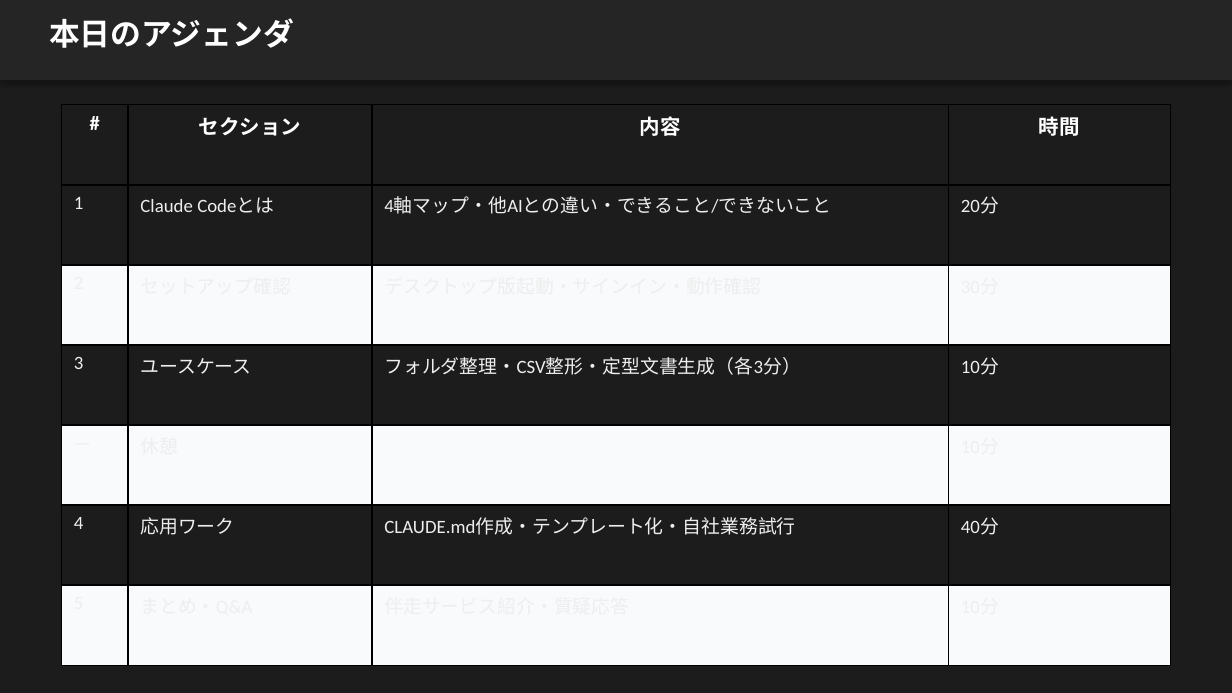
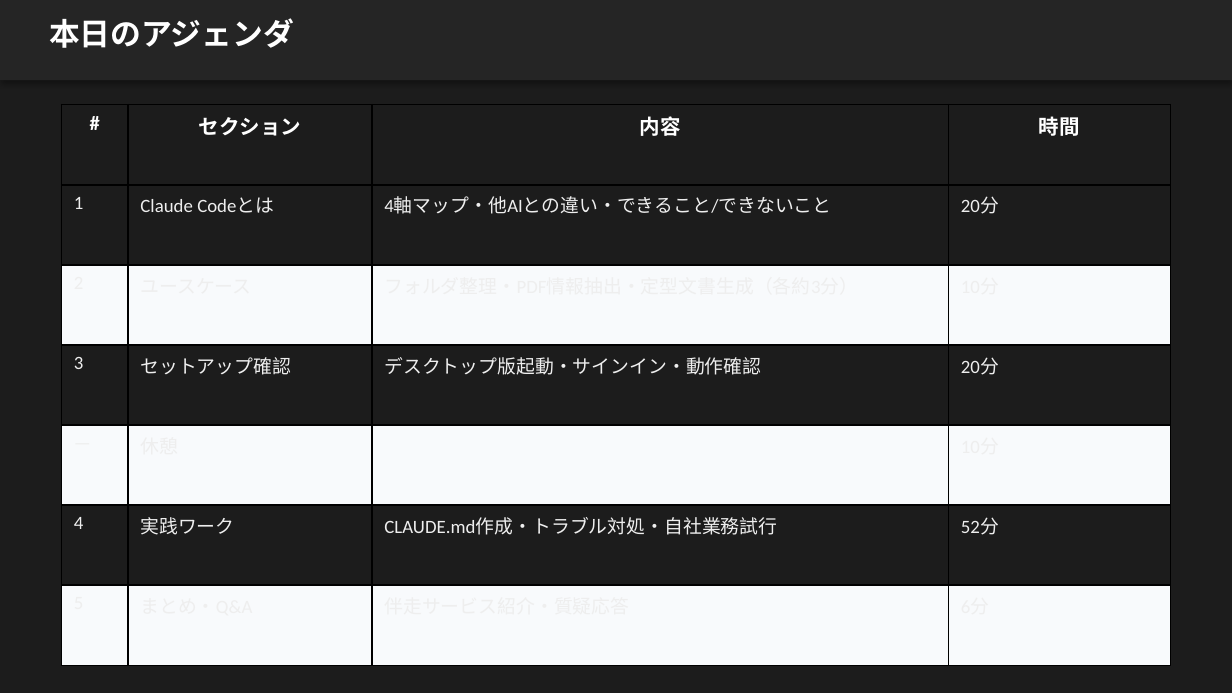
Before and after one commit to zatune-gif/kurashi-no-dodai-log, a slide deck: slide 2 of 00-01_han-ai/training-materials/course05_jissen_claude_code.pptx. Drawn at 1232x693 pixels with LibreOffice and Linux fonts; fonts in the diff are those of the drawing. Boxes give left, top, right and bottom in pixels: in the first picture for what was removed or moved away, otherwise in the second. Text is boxed around its words. In the diff, an @@ line names an element or a change of style, - is before the commit and + after.

```diff
--- a/00-01_han-ai/training-materials/course05_jissen_claude_code.pptx
+++ b/00-01_han-ai/training-materials/course05_jissen_claude_code.pptx
@@ table at box(62, 105, 1170, 665) @@
-row 3: 2 | セットアップ確認 | デスクトップ版起動・サインイン・動作確認 | 30分
+row 3: 2 | ユースケース | フォルダ整理・PDF情報抽出・定型文書生成（各約3分） | 10分
-row 4: 3 | ユースケース | フォルダ整理・CSV整形・定型文書生成（各3分） | 10分
+row 4: 3 | セットアップ確認 | デスクトップ版起動・サインイン・動作確認 | 20分
-row 6: 4 | 応用ワーク | CLAUDE.md作成・テンプレート化・自社業務試行 | 40分
+row 6: 4 | 実践ワーク | CLAUDE.md作成・トラブル対処・自社業務試行 | 52分
-row 7, column 4: 10分
+row 7, column 4: 6分
```
Also in this commit, not shown: 8 other files.
